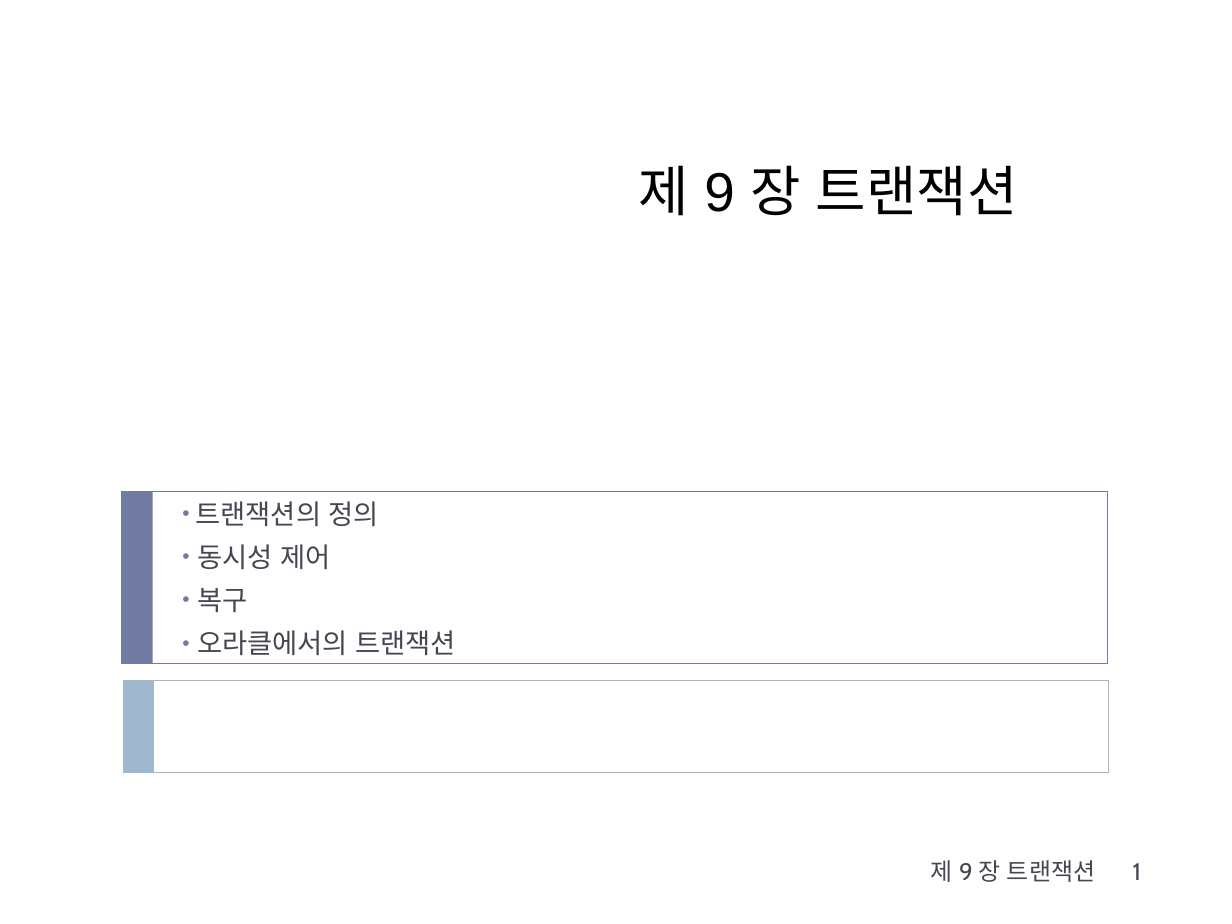
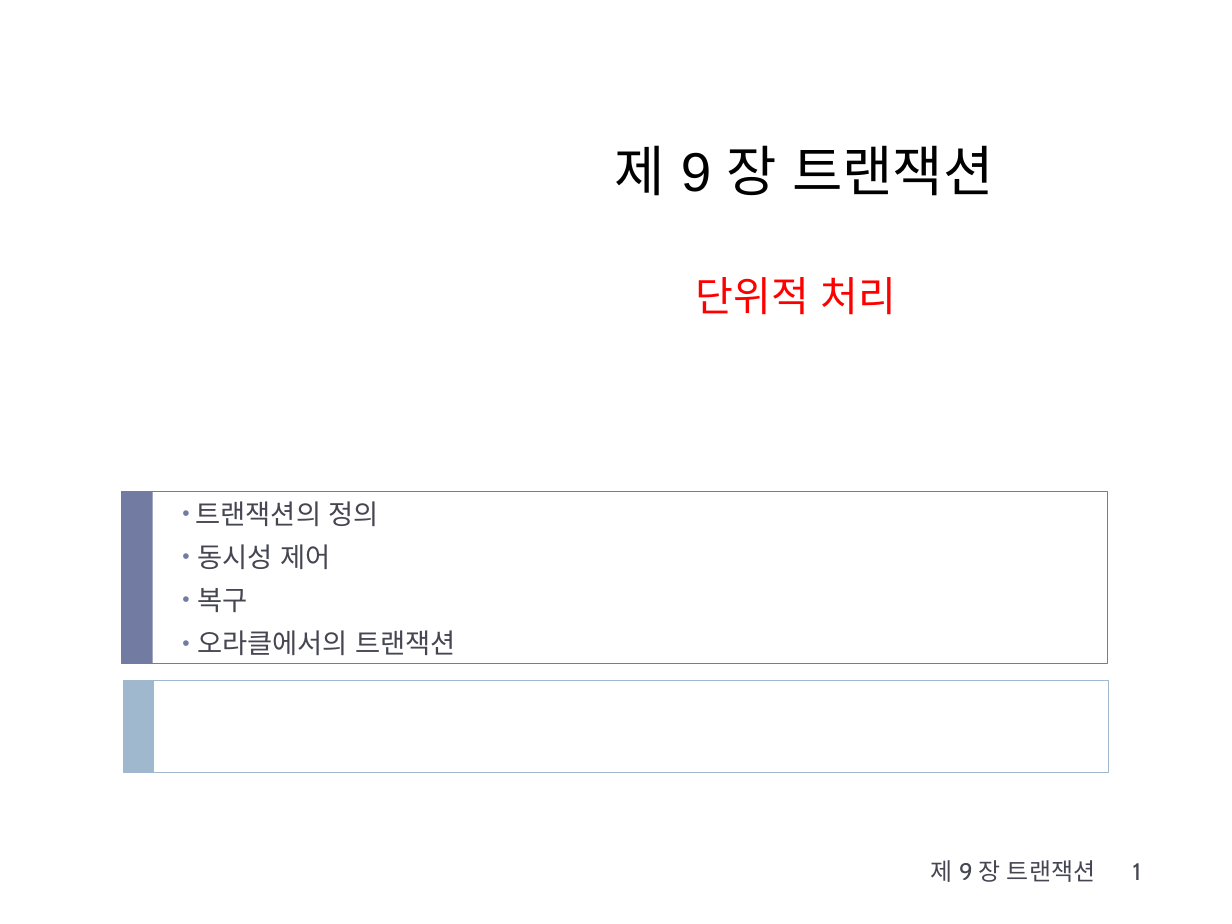
Before and after one commit to rkdntm1/JavaStudy_Kosmo, a slide deck: slide 1 of 강의자료(ppt)/DB/제09장 트랜잭션.pptx. Drawn at 1232x924 pixels with LibreOffice and Linux fonts; fonts in the diff are those of the drawing. Boxes give left, top, right and bottom in pixels: in the first picture for what was removed or moved away, otherwise in the second. Text is boxed around its words. In the diff, an @@ line names an element or a change of style, - is before the commit and + after.

```diff
--- a/강의자료(ppt)/DB/제09장 트랜잭션.pptx
+++ b/강의자료(ppt)/DB/제09장 트랜잭션.pptx
@@ text "제 9 장 트랜잭션": place and size @@
-text "제 9 장 트랜잭션" at [639,165,1018,216]
+text "제 9 장 트랜잭션" at [615,145,994,196]
@@ text added at [696,277,897,315], 24 pt, text #FF0000 @@
+단위적 처리
```
Also in this commit, not shown: 7 other slides changed, 2 slides added, 30 other files.
